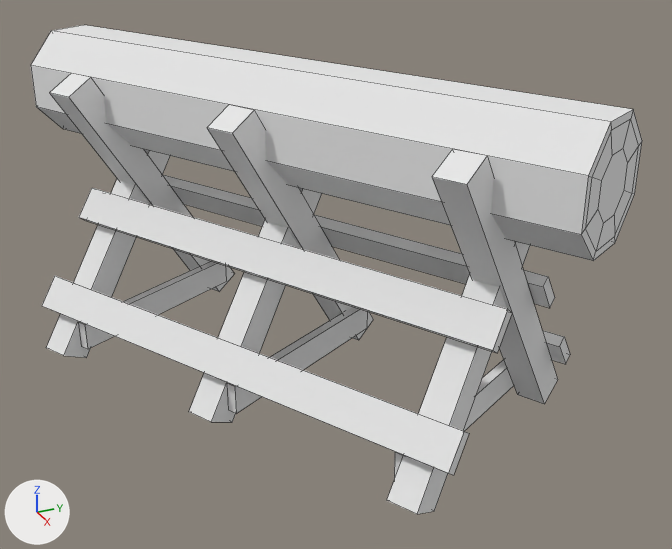
The FBX model buildings/sawmill/sawmill_LOW/goat_with_log.fbx: old version first, new version second.
The view is the same before and after, from a camera (50 mm lens) standing at (2.46, -0.96, 1.54) and looking at (0.09, 0.11, 0.36). Arrows for +X, +Y and +Z are at lower left; the lights stay in place. Mesh edges are drawn as thin lines.

The first picture shows 'Deck', 'goats_for_sawing'.
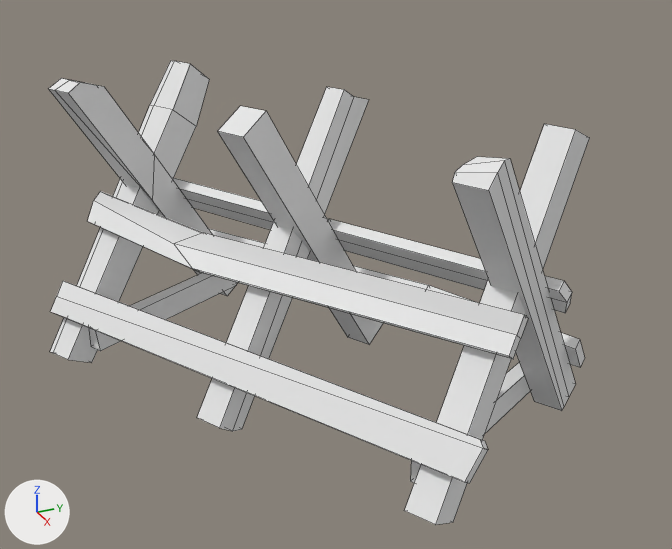
What differs and where, as boxes [x1, y1, x2, y2] in the pictures (672 x 549 px; the box of a moved part takes in the faces that stretch with it):
'goats_for_sawing', reshaped, moved: before [42, 73, 570, 514]; after [49, 60, 589, 525]
'Deck', deleted: before [31, 25, 642, 261]
part 1 of me_cube_298, moved or reshaped: before [207, 105, 373, 340]; after [217, 106, 383, 345]
part 2 of me_cube_298, moved or reshaped: before [387, 241, 530, 514]; after [405, 124, 589, 525]
part 3 of me_cube_298, moved or reshaped: before [78, 261, 226, 349]; after [89, 273, 236, 351]
part 4 of me_cube_298, moved or reshaped: before [394, 360, 514, 479]; after [410, 362, 530, 483]
part 5 of me_cube_298, rebuilt: before [432, 149, 558, 404]; after [452, 157, 576, 411]
part 6 of me_cube_298, rebuilt: before [542, 330, 570, 364]; after [209, 229, 585, 368]
part 7 of me_cube_298, rebuilt: before [79, 188, 512, 353]; after [88, 191, 528, 359]
part 8 of me_cube_298, rebuilt: before [46, 149, 170, 358]; after [50, 60, 209, 363]
part 9 of me_cube_298, rebuilt: before [42, 276, 469, 475]; after [50, 281, 488, 483]
part 10 of me_cube_298, rebuilt: before [50, 73, 234, 292]; after [49, 78, 237, 296]
part 11 of me_cube_298, rebuilt: before [163, 175, 555, 308]; after [173, 178, 572, 313]
part 12 of me_cube_298, rebuilt: before [189, 188, 322, 422]; after [197, 87, 369, 431]
part 13 of me_cube_298, deleted: before [227, 307, 367, 414]

What the commit changed:
me_cube_298 is used by ob_goats_for_sawing; location (0.002, 0.006, 0.319).
me_cube_298 had 104 vertices, 78 faces and spanned x -0.86..0.86, y -0.72..0.71, z -0.33..0.59.
me_cube_298 now has 154 vertices, 128 faces and spans x -0.81..0.9, y -0.71..0.75, z -0.41..0.52.
me_cube_298 part 1: the loose piece of 8 vertices spanning x -0.25..0.17, y -0.28..0.37, z -0.33..0.59 is moved by (0.04, 0.03, -0.07).
me_cube_298 part 2: the loose piece of 8 vertices spanning x 0.39..0.83, y -0.05..0.63, z -0.33..0.57 is moved by (0.05, 0.03, -0.07).
me_cube_298 part 3: the loose piece of 8 vertices spanning x -0.7..-0.35, y -0.61..-0.01, z -0.28..-0.19 is scaled about its middle by (0.914, 0.976, 0.866), then moved by (0.04, 0.03, -0.08).
me_cube_298 part 4: the loose piece of 8 vertices spanning x 0.37..0.72, y 0.0..0.6, z -0.28..-0.19 is scaled about its middle by (0.95, 0.968, 0.907), then moved by (0.04, 0.04, -0.07).
me_cube_298 part 5: the loose piece of 8 vertices spanning x 0.36..0.78, y 0.07..0.71, z -0.33..0.59 is rebuilt with 16 vertices and now spans x 0.41..0.83, y 0.1..0.75, z -0.41..0.52.
me_cube_298 part 6: the loose piece of 8 vertices spanning x -0.86..0.54, y -0.15..0.7, z -0.19..-0.08 is rebuilt with 12 vertices and now spans x -0.81..0.58, y -0.12..0.73, z -0.26..-0.1.
me_cube_298 part 7: the loose piece of 8 vertices spanning x -0.64..0.76, y -0.54..0.31, z 0.07..0.18 is rebuilt with 18 vertices and now spans x -0.59..0.81, y -0.51..0.34, z -0.03..0.11.
me_cube_298 part 8: the loose piece of 8 vertices spanning x -0.79..-0.35, y -0.72..-0.04, z -0.33..0.57 is rebuilt with 18 vertices and now spans x -0.76..-0.31, y -0.71..-0.03, z -0.41..0.49.
me_cube_298 part 9: the loose piece of 8 vertices spanning x -0.54..0.86, y -0.71..0.14, z -0.19..-0.08 is rebuilt with 12 vertices and now spans x -0.49..0.9, y -0.68..0.17, z -0.26..-0.15.
me_cube_298 part 10: the loose piece of 8 vertices spanning x -0.82..-0.4, y -0.6..0.04, z -0.33..0.59 is rebuilt with 16 vertices and now spans x -0.78..-0.35, y -0.6..0.07, z -0.41..0.52.
me_cube_298 part 11: the loose piece of 8 vertices spanning x -0.78..0.62, y -0.3..0.55, z 0.07..0.18 is rebuilt with 18 vertices and now spans x -0.72..0.67, y -0.27..0.58, z 0.0..0.11.
me_cube_298 part 12: the loose piece of 8 vertices spanning x -0.22..0.23, y -0.4..0.29, z -0.33..0.57 is rebuilt with 12 vertices and now spans x -0.18..0.27, y -0.38..0.31, z -0.41..0.49.
me_cube_298 part 13: the loose piece of 8 vertices spanning x -0.14..0.22, y -0.29..0.31, z -0.28..-0.19 is deleted.
Object 'goats_for_sawing' (ob_goats_for_sawing) moves from (0.002, 0.006, 0.319) to (0.002, -0.003, 0.392).
Object 'Deck' (ob_deck) is deleted.
